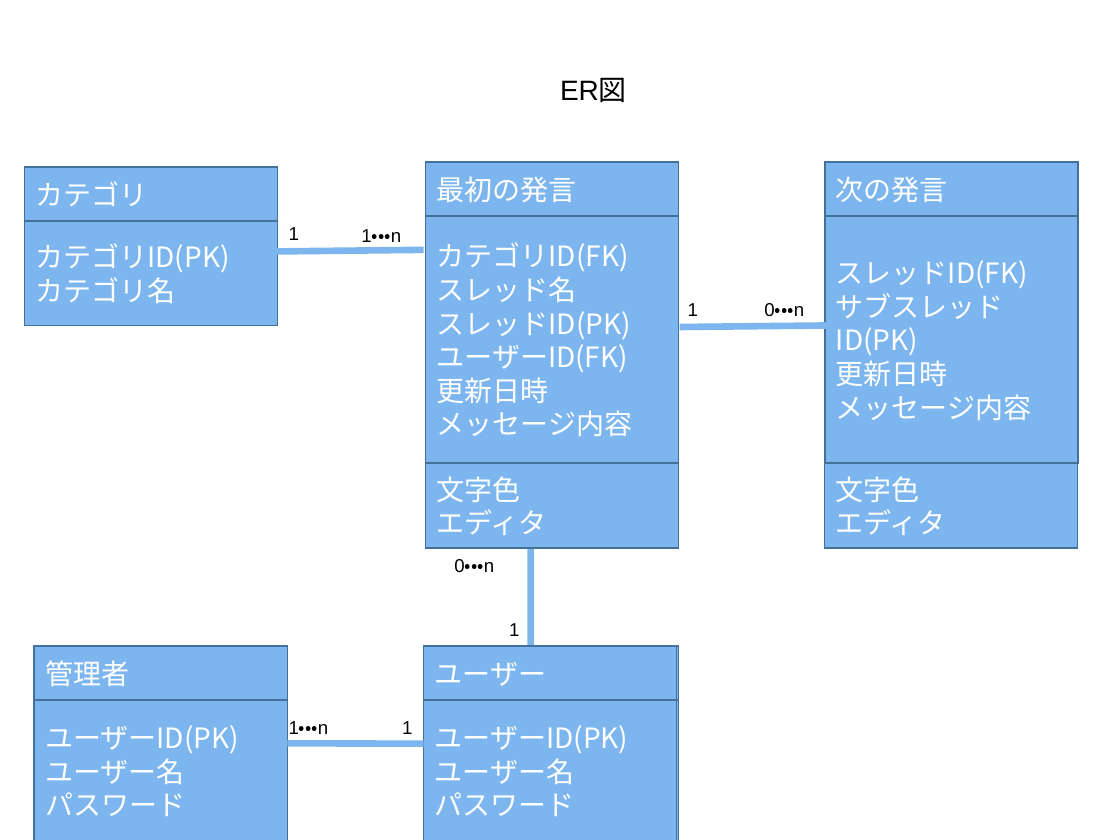
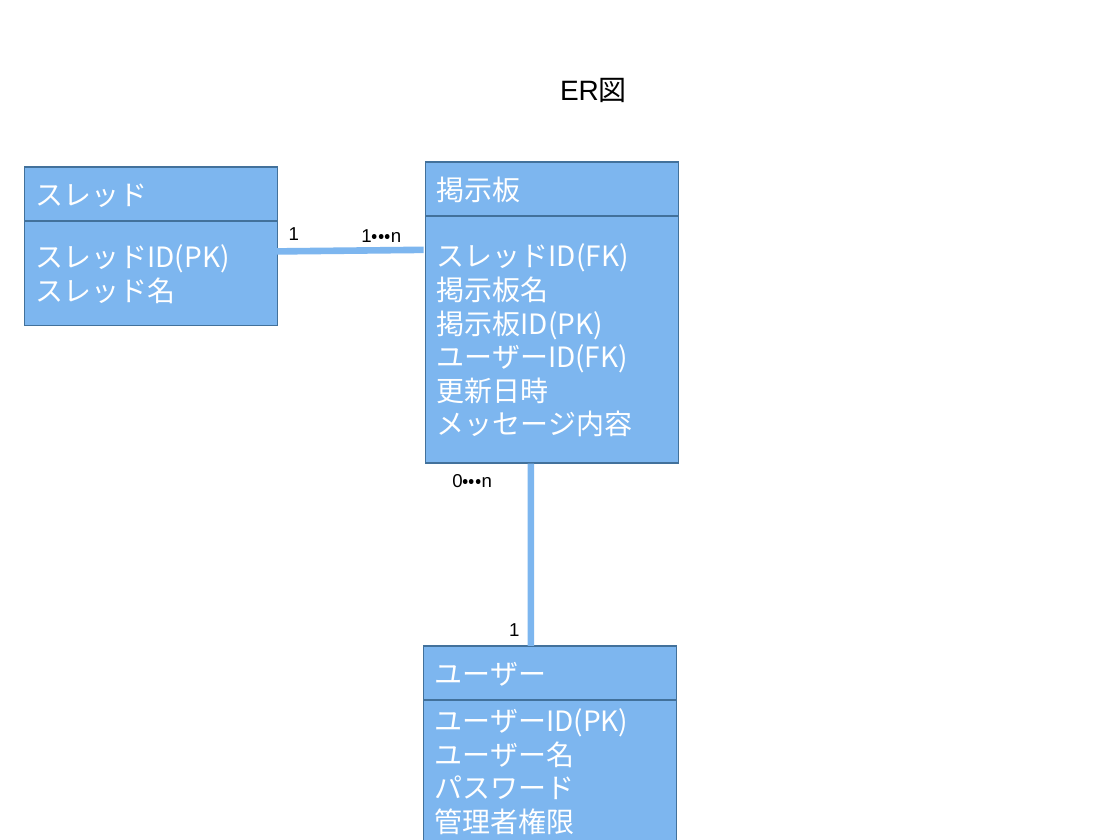
Before and after one commit to sugye/prolabo201610, a slide deck: slide 6 of 成果物パワポ .ppt. Drawn at 1120x840 pixels with LibreOffice and Linux fonts; fonts in the diff are those of the drawing. Boxes give left, top, right and bottom in pixels: in the first picture for what was removed or moved away, otherwise in the second. Text is boxed around its words. In the diff, an @@ line names an element or a change of style, - is before the commit and + after.

Commit message:
2016_11_30更新

```diff
--- a/成果物パワポ .ppt
+++ b/成果物パワポ .ppt
@@ text in rectangle at (437, 176, 521, 202): text changed @@
-最初の発言
+掲示板
@@ rectangle removed at (824, 162, 1077, 216) @@
-次の発言
@@ text in rectangle at (36, 183, 148, 207): text changed @@
-カテゴリ
+スレッド
@@ rectangle removed at (824, 216, 1077, 464) @@
-スレッドID(FK)
-サブスレッドID(PK)
-更新日時
-メッセージ内容
@@ text in rectangle at (36, 244, 230, 303): text changed @@
-カテゴリID(PK)
-カテゴリ名
+スレッドID(PK)
+スレッド名
@@ text in rectangle at (437, 243, 629, 339): text changed @@
-カテゴリID(FK)
-スレッド名
-スレッドID(PK)
+スレッドID(FK)
+掲示板名
+掲示板ID(PK)
@@ line removed from (680, 327) to (828, 326) @@
@@ text removed at (688, 303, 698, 316) @@
-1
@@ text removed at (764, 303, 804, 317) @@
-0・・・n
@@ rectangle removed at (426, 464, 679, 549) @@
-文字色
-エディタ
@@ text "0・・・n": place and size @@
-text "0・・・n" at (454, 559, 494, 573)
+text "0・・・n" at (452, 474, 492, 488)
@@ line moved from (531, 548) - (531, 646) to (531, 464) - (531, 646) @@
@@ rectangle removed at (824, 464, 1077, 549) @@
-文字色
-エディタ
@@ rectangle removed at (35, 646, 288, 700) @@
-管理者
@@ rectangle removed at (426, 646, 679, 700) @@
-ユーザー
@@ rectangle removed at (35, 700, 288, 840) @@
-ユーザーID(PK)
-ユーザー名
-パスワード
@@ rectangle removed at (426, 700, 679, 840) @@
-ユーザーID
-ユーザー名
-パスワード
@@ line removed from (423, 744) to (288, 744) @@
@@ text removed at (289, 721, 329, 734) @@
-1・・・n
@@ text removed at (402, 721, 412, 734) @@
-1
@@ text in rectangle at (435, 808, 575, 834): paragraph added @@
+管理者権限
```
Also in this commit, not shown: 4 other slides changed, 1 slide added.
